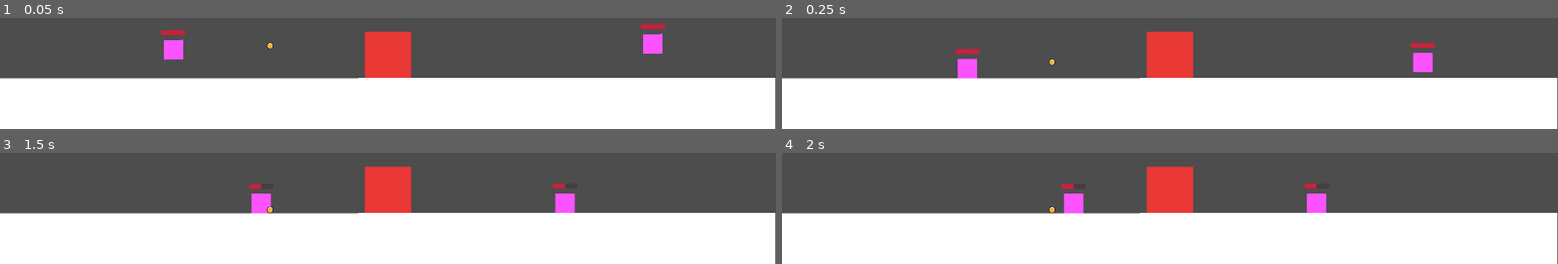
Above: before the commit, frames 1-4 (two rows, left to right).
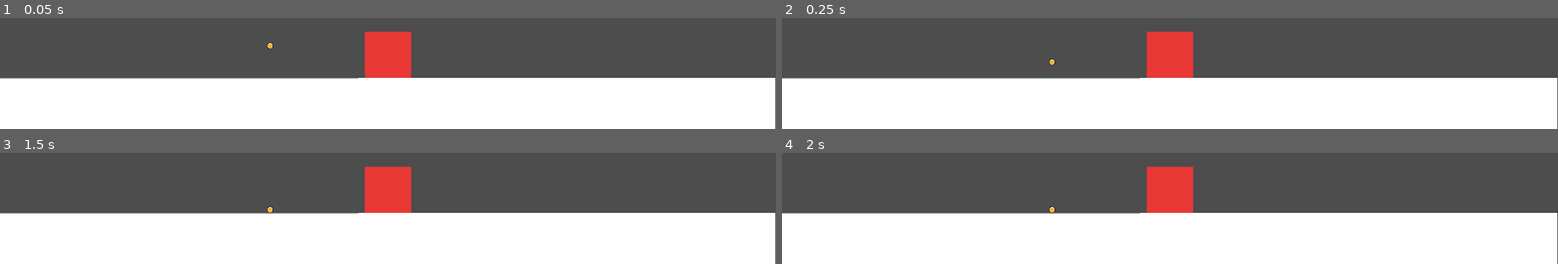
Above: after the commit, the same moments.

Repository: Caneris/Foxhold
Game: Godot game, scene res://scenes/main.tscn
Two runs of this game, one before a commit and one after it. Both use one fixed random seed, a clock stepped at 60 frames per second and the inputs below.
Inputs (mouse positions are in pixels of both pictures, inside the frame that each line leads up to):
- Up to frame 1 (0.05 s): no input
- Up to frame 2 (0.25 s): no input
- Up to frame 3 (1.5 s): drag from (620, 202) to (388, 189) at 0.52 s; drag from (248, 202) to (582, 202) at 1.27 s
- Up to frame 4 (2 s): no input

The runs differ from the first frame. In frame 1, 1.2% of the frame differs, in the area x 20-86%, y 5-38%; in frame 2, 1.2%, in the area x 22-85%, y 22-55%; in frame 3, 1.1%; in frame 4, 1.1%.

Commit message:
working on dropping mechanism

Diff:
--- a/scenes/main.tscn
+++ b/scenes/main.tscn
@@ -45,11 +45,5 @@
 unique_name_in_owner = true
 position = Vector2(-0.411221, 331.536)
 
-[node name="EnemyPlaceholder" parent="." instance=ExtResource("5_tbgi4")]
-position = Vector2(1081.29, 574.066)
-
-[node name="EnemyPlaceholder2" parent="." instance=ExtResource("5_tbgi4")]
-position = Vector2(280.277, 583.014)
-
 [node name="Coin" parent="." instance=ExtResource("7_o6xl0")]
 position = Vector2(445.284, 577.26)
--- a/scripts/coin.gd
+++ b/scripts/coin.gd
@@ -17,7 +17,7 @@
 
 func _physics_process(delta: float) -> void:
 	if dragging:
-		global_transform.origin = get_global_mouse_position()
+		global_position = get_global_mouse_position()
 
 func pick_up() -> void:
 	if dragging:
--- a/scripts/main.gd
+++ b/scripts/main.gd
@@ -1,8 +1,20 @@
 extends Node2D
+
+var dragged_item : RigidBody2D
+
+func _unhandled_input(event: InputEvent) -> void:
+	if event is InputEventMouseButton and event.button_index == MOUSE_BUTTON_LEFT:
+		if dragged_item and !event.is_pressed():
+			dragged_item.drop(Input.get_last_mouse_velocity().limit_length(20))
+			dragged_item = null
 
 func _ready() -> void:
 	for node in get_tree().get_nodes_in_group("item"):
+		print(node.is_in_group("item"))
 		node.clicked.connect(_on_item_clicked)
 
-func _on_item_clicked() -> void:
-	print("_on_item_clicked")
+func _on_item_clicked(item: RigidBody2D) -> void:
+	if !dragged_item:
+		print("_on_item_clicked")
+		item.pick_up()
+		dragged_item = item
